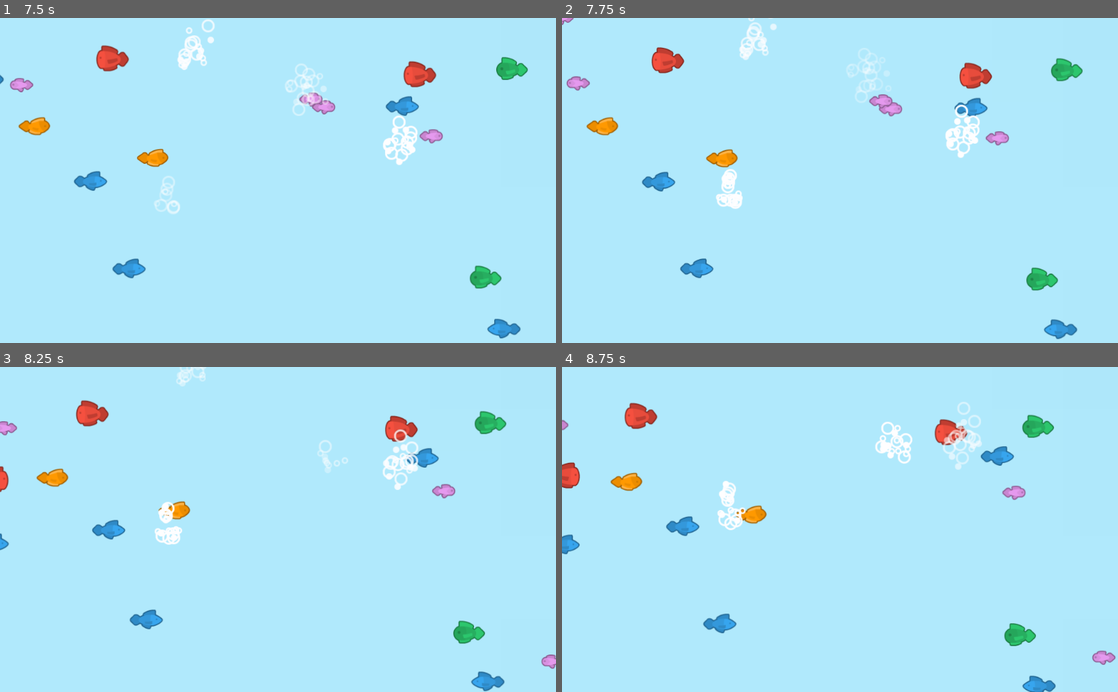
Above: before the commit, frames 1-4 (two rows, left to right).
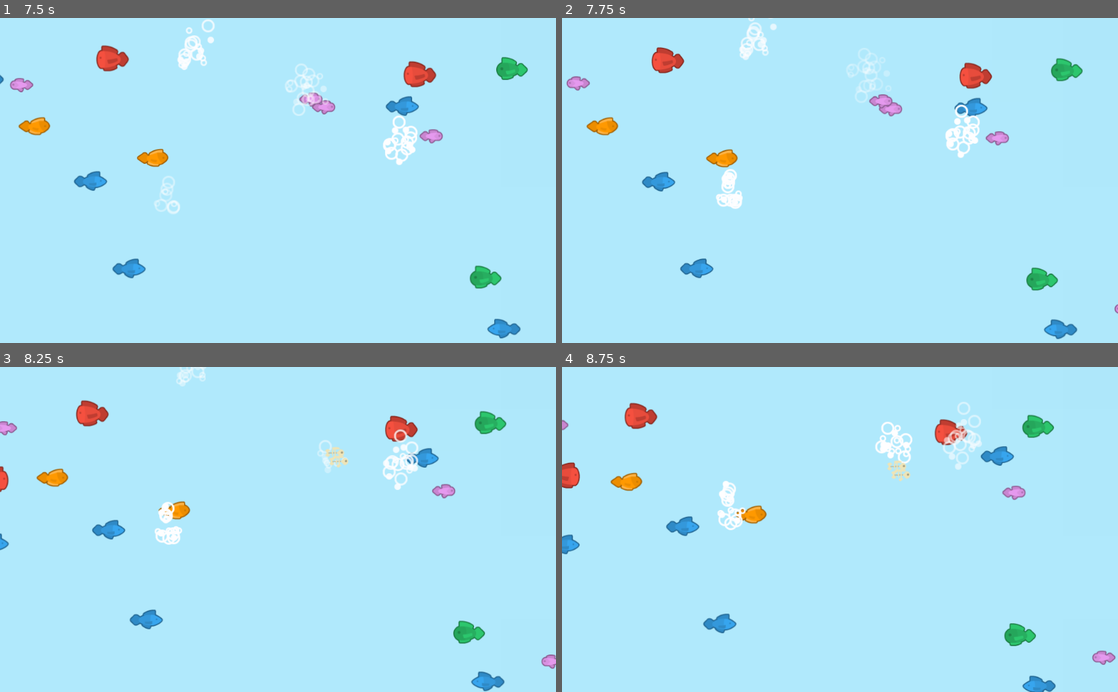
Above: after the commit, the same moments.

Repository: madeso/kenneyjam2019
Game: Godot game, scene res://World.tscn
Two runs of this game, one before a commit and one after it. Both use one fixed random seed, a clock stepped at 60 frames per second and the inputs below.
Inputs (mouse positions are in pixels of both pictures, inside the frame that each line leads up to):
- Up to frame 1 (7.5 s): move the mouse to (400, 164) at 0.52 s; click (400, 164) at 0.67 s; move the mouse to (166, 196) at 1.27 s; click (166, 196) at 1.42 s; move the mouse to (333, 109) at 2.02 s; click (333, 109) at 2.17 s; move the mouse to (250, 245) at 2.77 s; click (250, 245) at 2.92 s; move the mouse to (444, 229) at 3.52 s; click (444, 229) at 3.67 s; move the mouse to (111, 131) at 4.27 s; click (111, 131) at 4.42 s; move the mouse to (305, 180) at 5.02 s; click (305, 180) at 5.17 s; move the mouse to (194, 99) at 5.77 s; click (194, 99) at 5.92 s; move the mouse to (400, 164) at 6.52 s; click (400, 164) at 6.67 s; move the mouse to (166, 196) at 7.27 s; click (166, 196) at 7.42 s
- Up to frame 2 (7.75 s): no input
- Up to frame 3 (8.25 s): move the mouse to (333, 458) at 8.02 s; click (333, 458) at 8.17 s
- Up to frame 4 (8.75 s): no input

Frame 1 is identical in both runs. In frame 2, less than 0.1% of the frame differs, in the area x 0-100%, y 0-92%; in frame 3, 0.1%, in the area x 58-63%, y 24-31%; in frame 4, 0.1%.

Commit message:
fish skeletons also fixed glitch with fishes spawing at 0,0 for one frame

Diff:
--- a/scripts/Gameplay.gd
+++ b/scripts/Gameplay.gd
@@ -35,6 +35,7 @@
 		if not start:
 			x = get_viewport().size.x + WIDTH
 	f.pos = Vector2(x, rand_range(0, get_viewport().size.y-HEIGHT * 2) + HEIGHT)
+	f.position = f.pos
 	f.gameplay = self
 	fishes.add_child(f)
 
--- a/scripts/fish.gd
+++ b/scripts/fish.gd
@@ -17,6 +17,9 @@
 const SWIM_DELTA = PI/2
 const SWIM_RANGE = 10
 var swim_timer = randf() * PI
+var type = 0
+
+var skeleton = preload("res://skeleton.tscn")
 
 var fishes = [
 	preload("res://assets/sprites/fish01.png"),
@@ -25,10 +28,15 @@
 	preload("res://assets/sprites/fish04.png"),
 	preload("res://assets/sprites/fish05.png")
 	]
+var skeletons = [
+	preload("res://assets/sprites/skeleton03.png"),
+	preload("res://assets/sprites/skeleton04.png"),
+	preload("res://assets/sprites/skeleton05.png"),
+	]
 
 # Called when the node enters the scene tree for the first time.
 func _ready():
-	var type = randi() % 5
+	type = randi() % 5
 	self.texture = fishes[type]
 	self.flip_h = movement < 0
 	# self.set_texture(fishes[type])
@@ -51,6 +59,10 @@
 	if gameplay.check_pos:
 		var l = (self.position - gameplay.gun_position).length_squared()
 		if l < RSQ:
-			# todo(Gustav): Spawn skeleton
-			print('fished killed')
+			var s = skeleton.instance()
+			if type > 1:
+				s.texture = skeletons[type-2]
+			s.position = self.position
+			s.flip_h = self.flip_h
+			get_tree().get_root().add_child(s)
 			self.queue_free()
--- /dev/null
+++ b/scripts/skeleton.gd
@@ -0,0 +1,20 @@
+extends Sprite
+
+# Declare member variables here. Examples:
+# var a = 2
+# var b = "text"
+
+# Called when the node enters the scene tree for the first time.
+func _ready():
+	pass # Replace with function body.
+
+# Called every frame. 'delta' is the elapsed time since the previous frame.
+func _process(delta):
+	self.position += Vector2(0, 50*delta)
+
+	var r = self.get_rect()
+	r.position += self.position
+	var is_visible = r.intersects(get_viewport().get_visible_rect())
+	if not is_visible:
+		print('removed skeleton')
+		self.queue_free()
--- /dev/null
+++ b/skeleton.tscn
@@ -0,0 +1,9 @@
+[gd_scene load_steps=3 format=2]
+
+[ext_resource path="res://assets/sprites/skeleton-base.png" type="Texture" id=1]
+[ext_resource path="res://scripts/skeleton.gd" type="Script" id=2]
+
+[node name="skeleton" type="Sprite"]
+position = Vector2( 434, 342 )
+texture = ExtResource( 1 )
+script = ExtResource( 2 )
